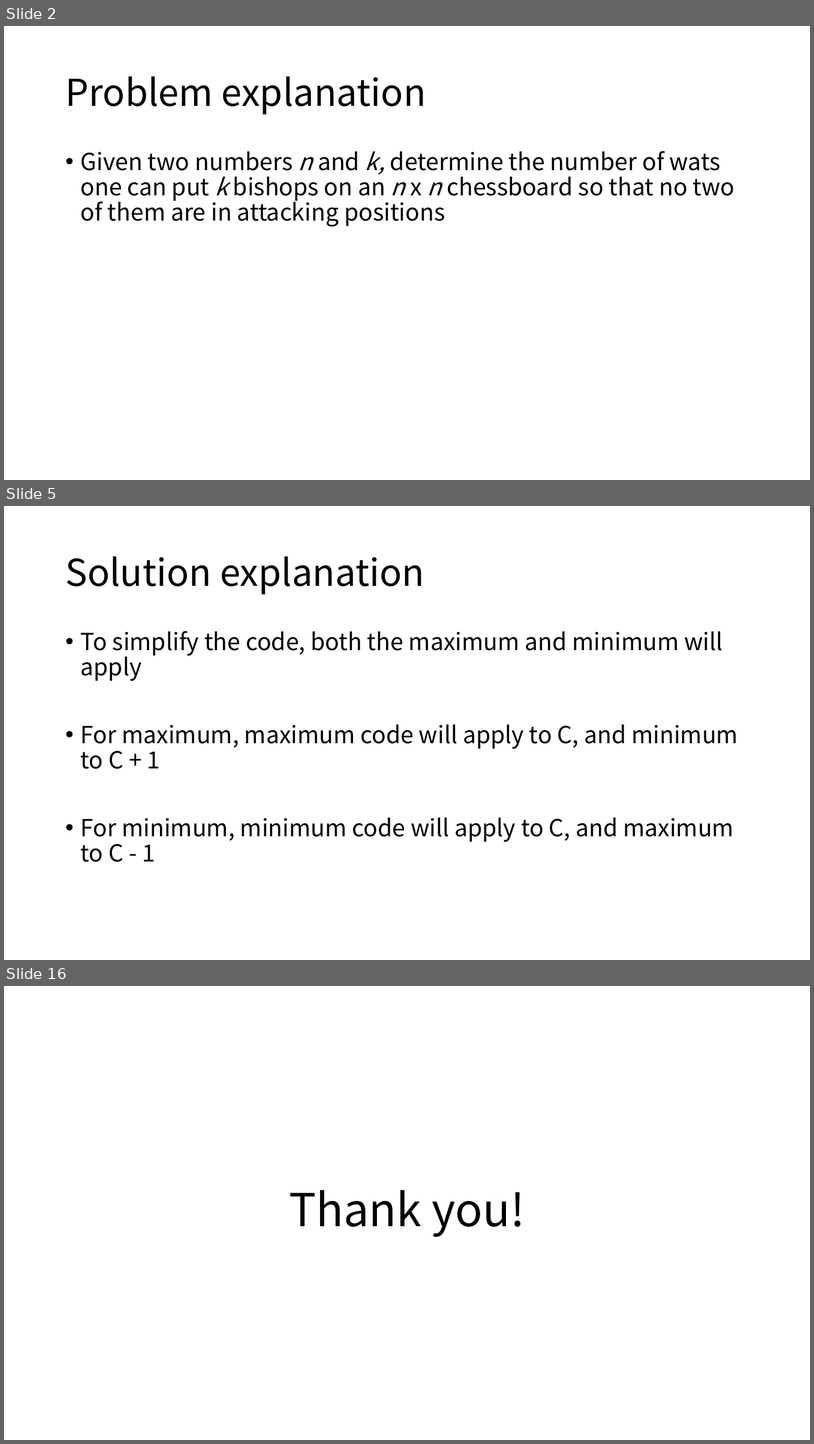
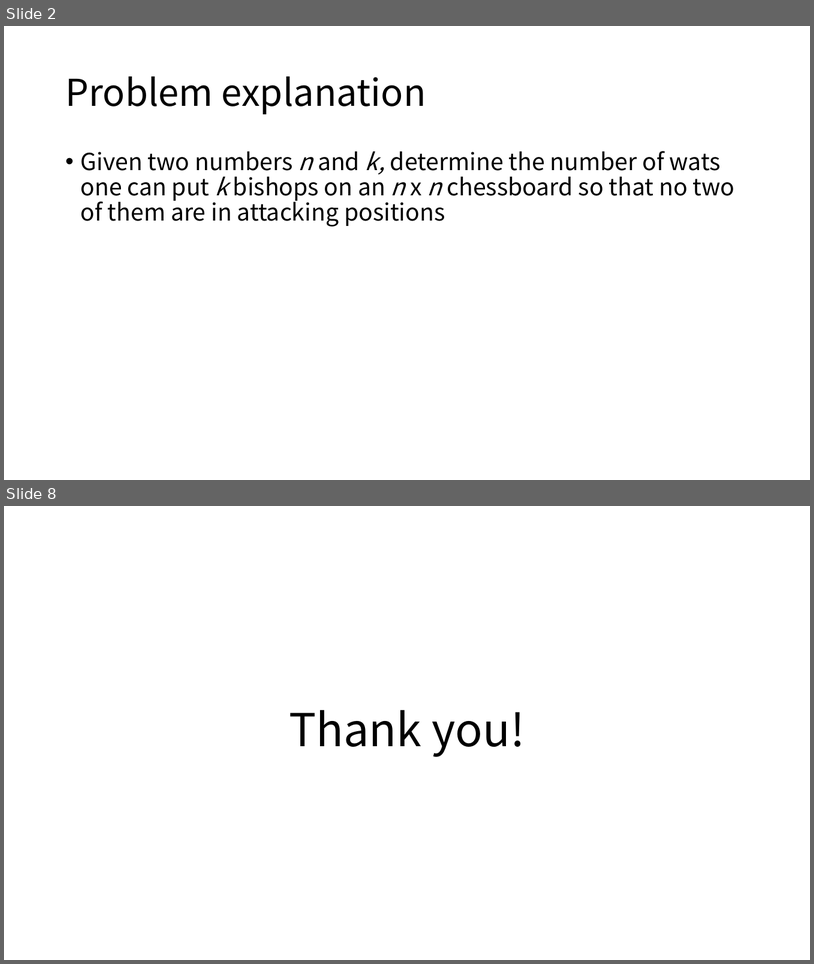
Before and after one commit to gdlee412/Problem-Solving-Techniques, a slide deck: 자료/Report template/Report for exercise or homework.pptx. Shown one above the other, each under a label of ours: slides 2, 5 and 16 before the commit, slides 2 and 8 after it; the slides between them are not shown. The pictures are 814x1444 and 814x964 pixels, drawn with LibreOffice and Linux fonts; fonts in the diff are those of the drawing. Boxes give left, top, right and bottom in pixels: in the first picture for what was removed or moved away, otherwise in the second. Text is boxed around its words. In the diff, an @@ line names an element or a change of style, - is before the commit and + after.

```diff
--- a/자료/Report template/Report for exercise or homework.pptx
+++ b/자료/Report template/Report for exercise or homework.pptx
@@ slide 5 removed at bbox=[4, 506, 810, 960], background #FFFFFF @@
@@ title removed at bbox=[65, 556, 425, 594] @@
-Solution explanation
@@ text removed at bbox=[81, 631, 738, 862] @@
-• To simplify the code, both the maximum and minimum will apply
-• For maximum, maximum code will apply to C, and minimum to C + 1
-• For minimum, minimum code will apply to C, and maximum to C - 1
@@ what was slide 16 is now slide 8 @@
```
Also in this commit, not shown: 1 slide changed, 4 slides added, 11 other slides removed, 1 other file.
